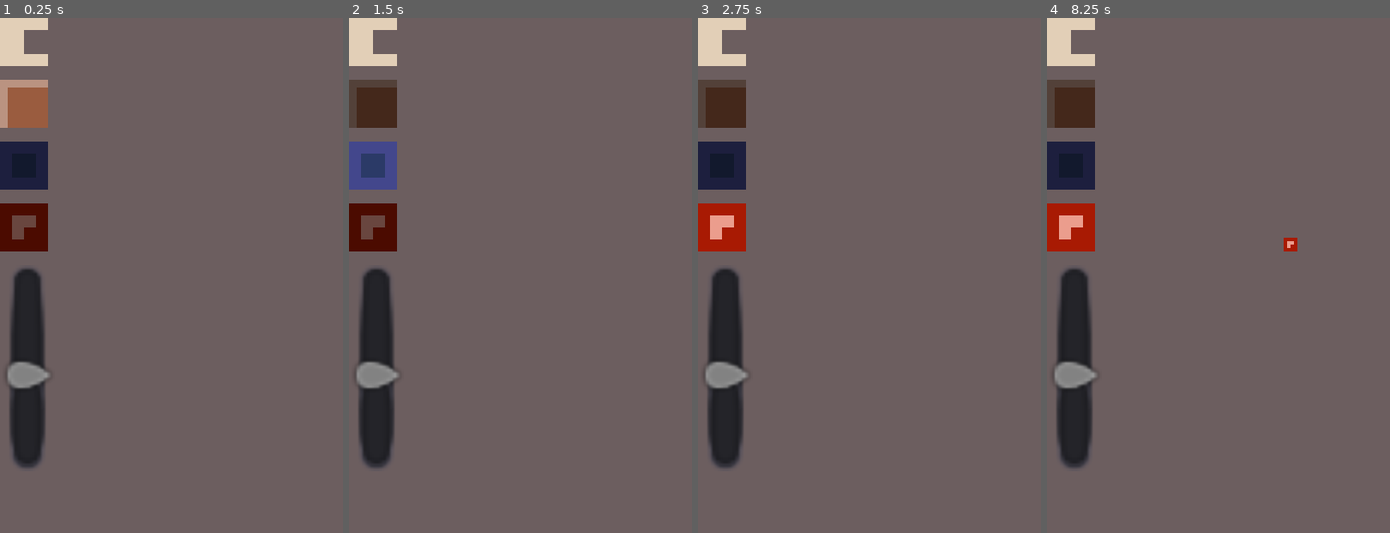
Above: before the commit, frames 1-4 (left to right).
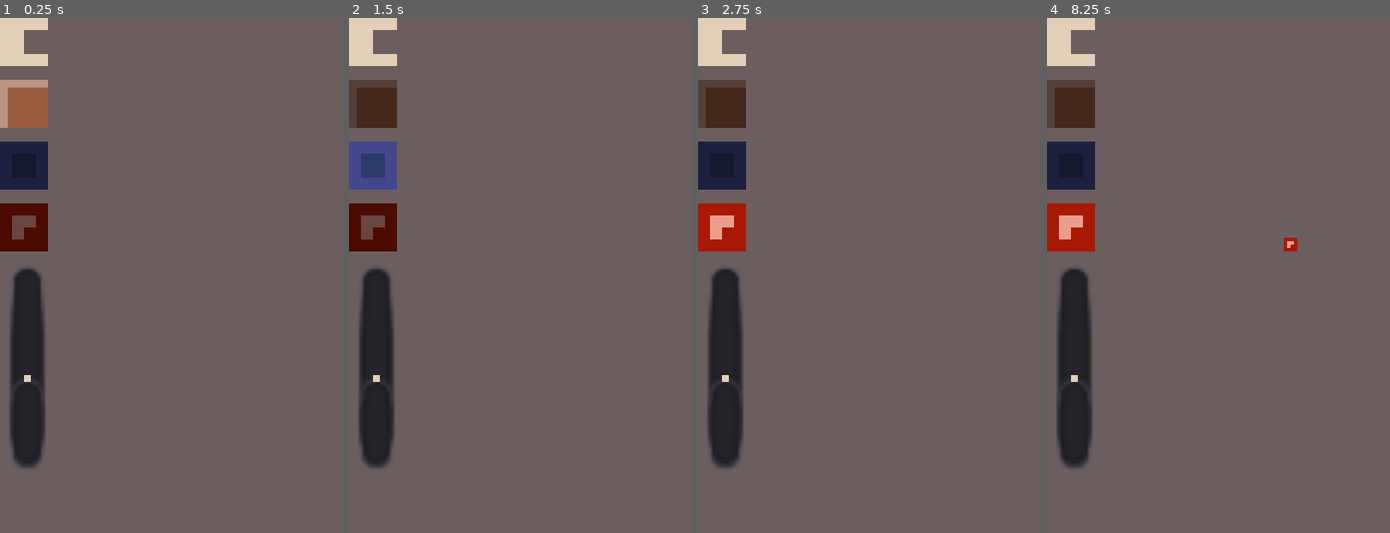
Above: after the commit, the same moments.

Repository: llesha/cells-helper
Game: Godot game, scene res://Main.tscn
Two runs of this game, one before a commit and one after it. Both use one fixed random seed, a clock stepped at 60 frames per second and the inputs below.
Inputs (mouse positions are in pixels of both pictures, inside the frame that each line leads up to):
- Up to frame 1 (0.25 s): no input
- Up to frame 2 (1.5 s): click (376, 105) at 0.5 s; click (376, 167) at 1.25 s
- Up to frame 3 (2.75 s): click (725, 229) at 2 s
- Up to frame 4 (8.25 s): click (1074, 105) at 2.75 s; click (1074, 167) at 3.5 s; click (1074, 229) at 4.25 s; click (1074, 105) at 5 s; click (1074, 167) at 5.75 s; click (1074, 229) at 6.5 s; click (1074, 43) at 7.25 s; tap Enter at 8 s; move the mouse to (1293, 249) at 8.02 s; click (1293, 249) at 8.17 s

The runs differ from the first frame. In frame 1, 0.5% of the frame differs, in the area x 2-15%, y 66-72%; in frame 2, 0.5%; in frame 3, 0.5%; in frame 4, 0.5%.

Commit message:
trying custom slidebar

Diff:
--- a/Main.tscn
+++ b/Main.tscn
@@ -1,10 +1,11 @@
-[gd_scene load_steps=11 format=2]
+[gd_scene load_steps=13 format=2]
 
 [ext_resource path="res://tiles.tres" type="TileSet" id=1]
 [ext_resource path="res://Main.gd" type="Script" id=2]
 [ext_resource path="res://cells.png" type="Texture" id=3]
 [ext_resource path="res://theme.tres" type="Theme" id=4]
 [ext_resource path="res://box_set.tres" type="TileSet" id=5]
+[ext_resource path="res://grabber.tres" type="Texture" id=6]
 
 [sub_resource type="StyleBoxEmpty" id=5]
 
@@ -23,6 +24,8 @@
 [sub_resource type="AtlasTexture" id=4]
 atlas = ExtResource( 3 )
 region = Rect2( 17, 0, 4, 4 )
+
+[sub_resource type="StyleBoxEmpty" id=6]
 
 [node name="Main" type="Control"]
 script = ExtResource( 2 )
@@ -116,6 +119,11 @@
 margin_top = 72.0
 margin_right = 16.0
 margin_bottom = 132.0
+custom_icons/tick = ExtResource( 6 )
+custom_icons/grabber_disabled = ExtResource( 6 )
+custom_icons/grabber_highlight = ExtResource( 6 )
+custom_icons/grabber = ExtResource( 6 )
+custom_styles/grabber_area_highlight = SubResource( 6 )
 min_value = 0.2
 max_value = 2.0
 step = 0.2
--- /dev/null
+++ b/grabber.tres
@@ -0,0 +1,7 @@
+[gd_resource type="AtlasTexture" load_steps=2 format=2]
+
+[ext_resource path="res://cells.png" type="Texture" id=1]
+
+[resource]
+atlas = ExtResource( 1 )
+region = Rect2( 5, 12, 2, 2 )
